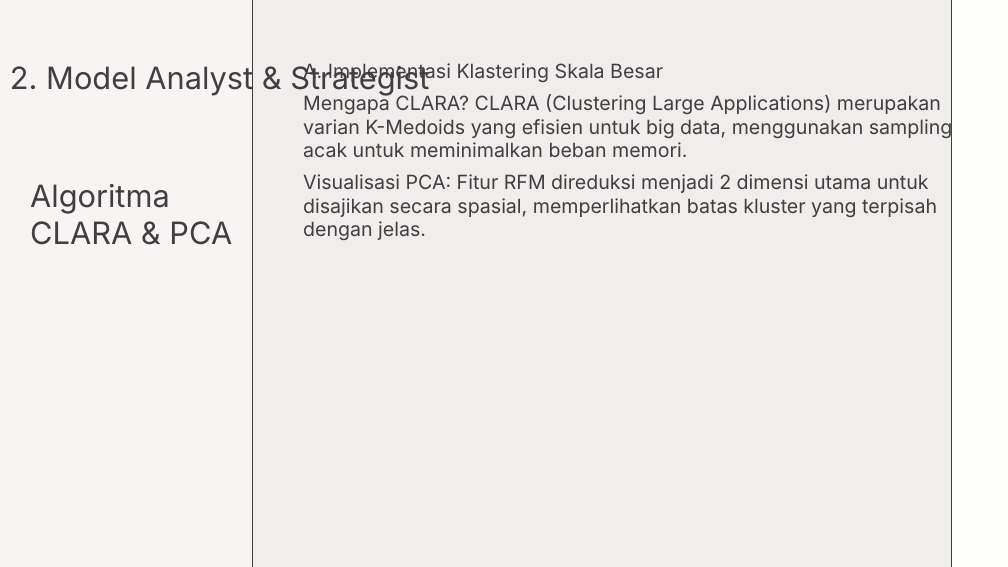
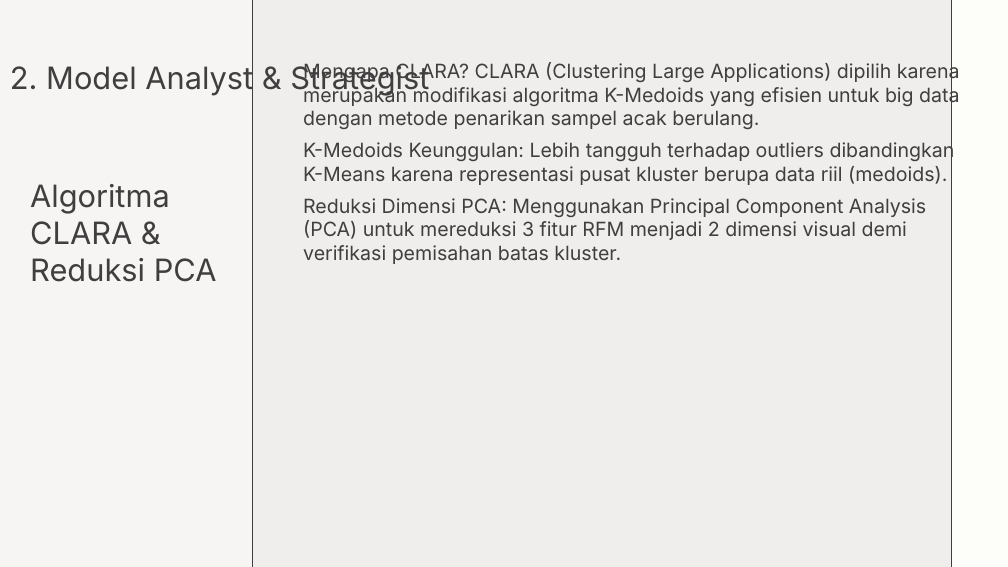
Before and after one commit to chilmi89/e_commerce_olist, a slide deck: slide 2 of 0023_studi_kasus1_materi_4_achmad_chilmi.pptx. Drawn at 1008x567 pixels with LibreOffice and Linux fonts; fonts in the diff are those of the drawing. Boxes give left, top, right and bottom in pixels: in the first picture for what was removed or moved away, otherwise in the second. Text is boxed around its words. In the diff, an @@ line names an element or a change of style, - is before the commit and + after.

```diff
--- a/0023_studi_kasus1_materi_4_achmad_chilmi.pptx
+++ b/0023_studi_kasus1_materi_4_achmad_chilmi.pptx
@@ text at [303,62,960,264]: text changed @@
-A. Implementasi Klastering Skala Besar
-Mengapa CLARA? CLARA (Clustering Large Applications) merupakan varian K-Medoids yang efisien untuk big data, menggunakan sampling acak untuk meminimalkan beban memori.
-Visualisasi PCA: Fitur RFM direduksi menjadi 2 dimensi utama untuk disajikan secara spasial, memperlihatkan batas kluster yang terpisah dengan jelas.
+Mengapa CLARA? CLARA (Clustering Large Applications) dipilih karena merupakan modifikasi algoritma K-Medoids yang efisien untuk big data dengan metode penarikan sampel acak berulang.
+K-Medoids Keunggulan: Lebih tangguh terhadap outliers dibandingkan K-Means karena representasi pusat kluster berupa data riil (medoids).
+Reduksi Dimensi PCA: Menggunakan Principal Component Analysis (PCA) untuk mereduksi 3 fitur RFM menjadi 2 dimensi visual demi verifikasi pemisahan batas kluster.
@@ text at [30,184,217,282]: text changed @@
-Algoritma CLARA & PCA
+Algoritma CLARA & Reduksi PCA
```
Also in this commit, not shown: 3 other slides changed, 1 slide added, 1 other file.
